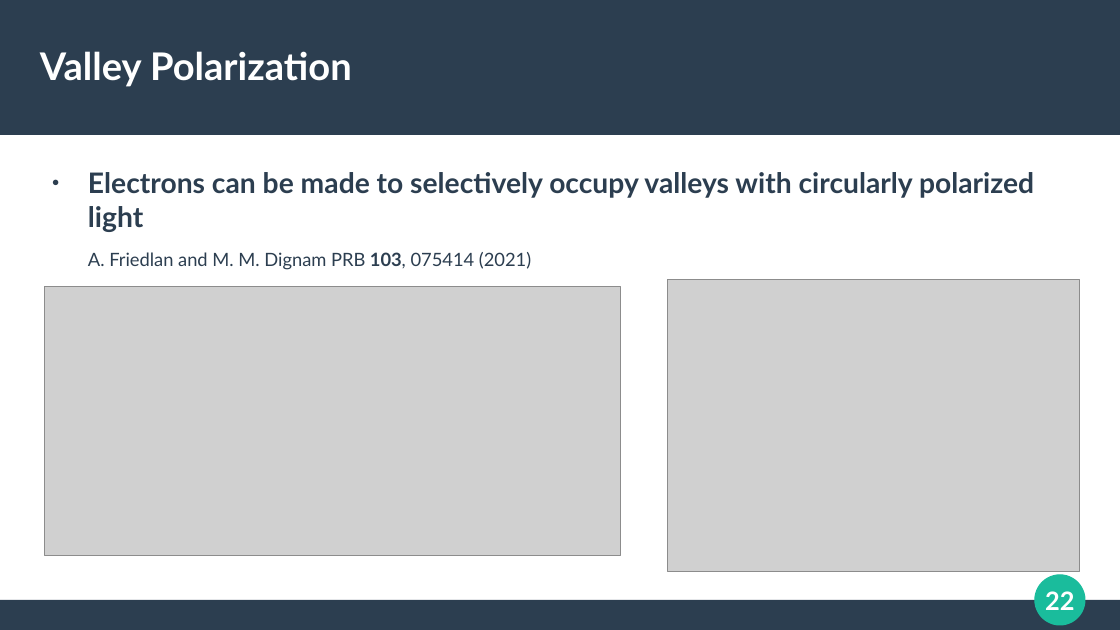
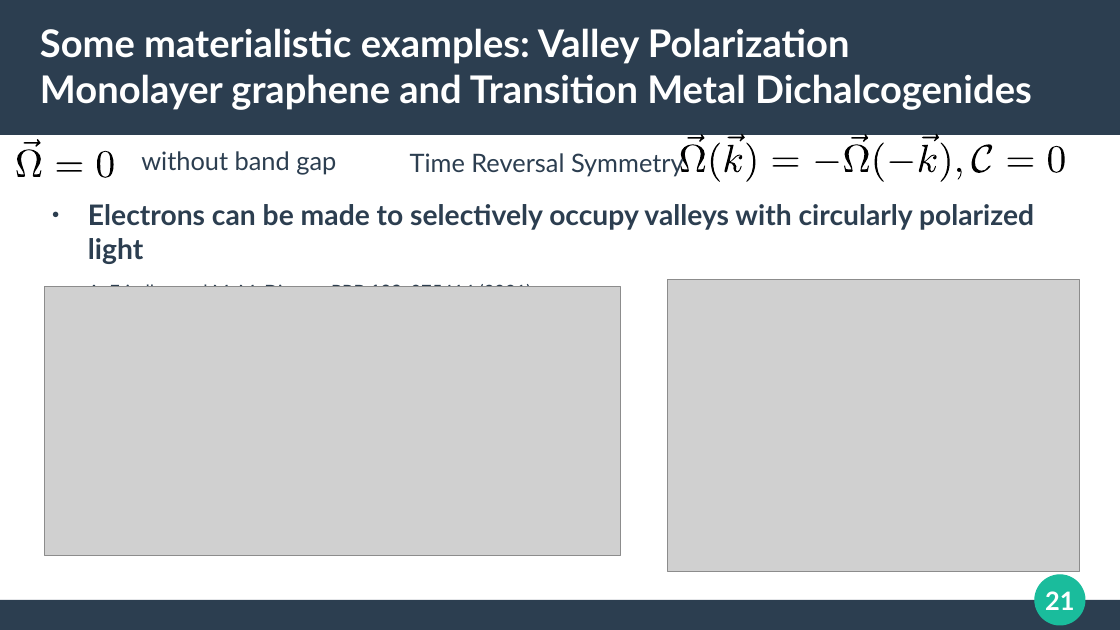
Before and after one commit to apandada1/bachelors-thesis, a slide deck: slide 21 of presentation/berry-transport.odp (slide 22 before the commit). Drawn at 1120x630 pixels with LibreOffice and Linux fonts; fonts in the diff are those of the drawing; grey boxes stand for pictures. Boxes give left, top, right and bottom in pixels: in the first picture for what was removed or moved away, otherwise in the second. Text is boxed around its words. In the diff, an @@ line names an element or a change of style, - is before the commit and + after.

```diff
--- a/presentation/berry-transport.odp
+++ b/presentation/berry-transport.odp
@@ title at (x1=40, y1=28, x2=1032, y2=110): text changed @@
-Valley Polarization
+Some materialistic examples: Valley Polarization
+Monolayer graphene and Transition Metal Dichalcogenides
@@ group added at (x1=681, y1=134, x2=1065, y2=182): 20 freeform shapes @@
@@ group added at (x1=16, y1=139, x2=114, y2=178): 5 freeform shapes @@
@@ text added at (x1=141, y1=151, x2=336, y2=175), 18 pt, text #2C3E50 @@
+without band gap
@@ text added at (x1=410, y1=151, x2=684, y2=177), 18 pt, text #2C3E50 @@
+Time Reversal Symmetry
@@ text "Electrons can be made to ..." rewrapped from (x1=88, y1=172, x2=1034, y2=270) to (x1=88, y1=204, x2=1034, y2=287) @@
@@ page number at (x1=1045, y1=591, x2=1074, y2=610): text changed @@
-22
+21
```
Also in this commit, not shown: 19 other slides changed, 1 slide added, 2 other files.
